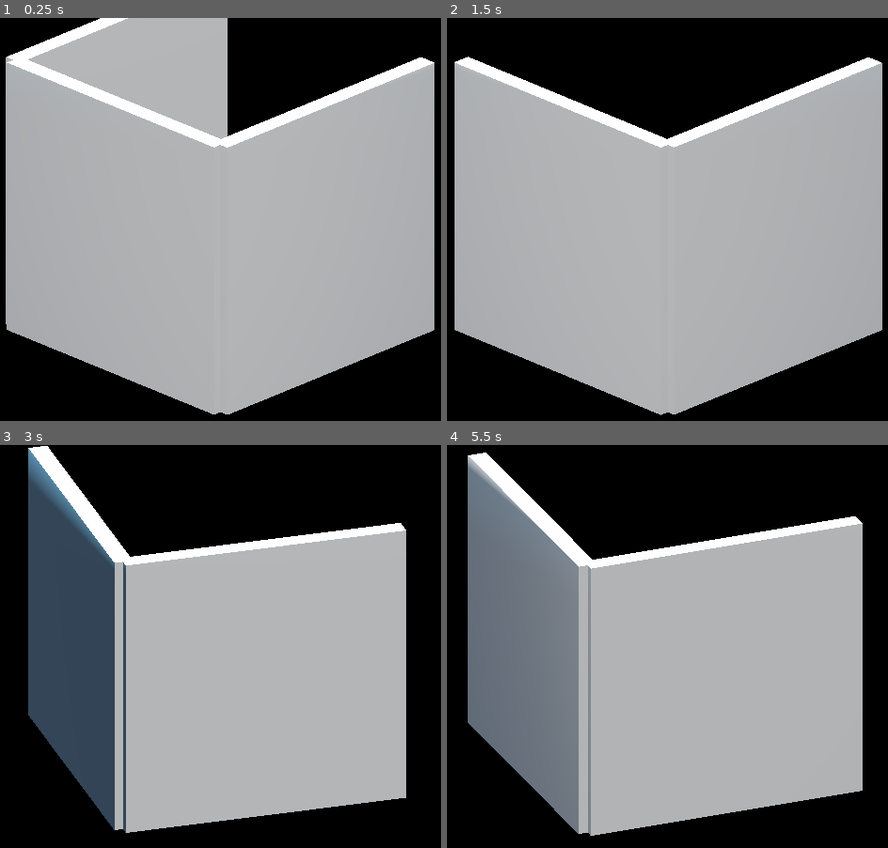
Above: before the commit, frames 1-4 (two rows, left to right).
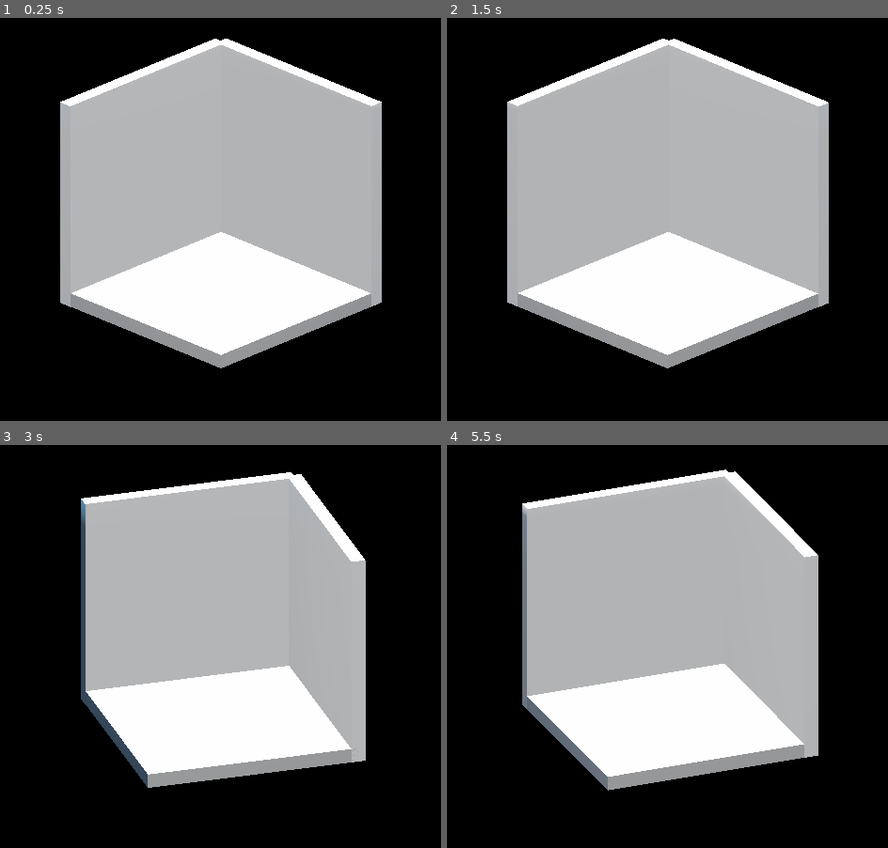
Above: after the commit, the same moments.

Repository: Mycelius/ghost-story
Game: Godot game, scene res://main-scene-walls.tscn
The game is run twice, just before and just after one commit, with the same random seed, the same clock (stepped at 60 frames per second) and the same inputs. The project has no main scene, so this scene is started directly.
Inputs:
- Up to frame 1 (0.25 s): no input
- Up to frame 2 (1.5 s): tap Enter at 0.5 s; tap W (camera_left) at 0.6 s; tap X (camera_right) at 1.35 s
- Up to frame 3 (3 s): tap W (camera_left) at 2.1 s; tap X (camera_right) at 2.85 s
- Up to frame 4 (5.5 s): tap W (camera_left) at 3.6, 5.1 s; tap X (camera_right) at 4.35 s

The runs differ from the first frame. In frame 1, 49% of the frame differs, in the area x 1-99%, y 0-99%; in frame 2, 48%; in frame 3, 47%; in frame 4, 50%, in the area x 4-95%, y 1-97%.

Commit message:
walls working

Diff:
--- a/Camera-test/camera_system/camera-system.tscn
+++ b/Camera-test/camera_system/camera-system.tscn
@@ -24,7 +24,7 @@
 projection = 1
 current = false
 fov = 70.0
-size = 9.0
+size = 12.0
 near = 0.05
 far = 100.0
 _sections_unfolded = [ "Transform" ]
--- a/Camera-test/default_env.tres
+++ b/Camera-test/default_env.tres
@@ -29,7 +29,7 @@
 background_color = Color( 0, 0, 0, 1 )
 background_energy = 3.39
 background_canvas_max_layer = 0
-ambient_light_color = Color( 0.941406, 0.941406, 0.941406, 1 )
+ambient_light_color = Color( 0.490196, 0.490196, 0.490196, 1 )
 ambient_light_energy = 0.99
 ambient_light_sky_contribution = 1.0
 fog_enabled = false
--- a/Camera-test/is_wall.gd
+++ b/Camera-test/is_wall.gd
@@ -7,11 +7,10 @@
 
 func _process(delta):
 	if pivot != null:
-		transform = transform.orthonormalized()
+		transform = global_transform.orthonormalized()
 		pivot.transform = pivot.transform.orthonormalized()
-		var direction = transform.origin - pivot.transform.origin
-		print(direction.dot(pivot.transform.basis.z))
-		if direction.dot(pivot.transform.basis.z) > 0:
+		var direction = (pivot.global_transform.origin - transform.origin).normalized()
+		if direction.dot(pivot.global_transform.basis.z) > 0:
 			hide()
 		else:
 			show()
